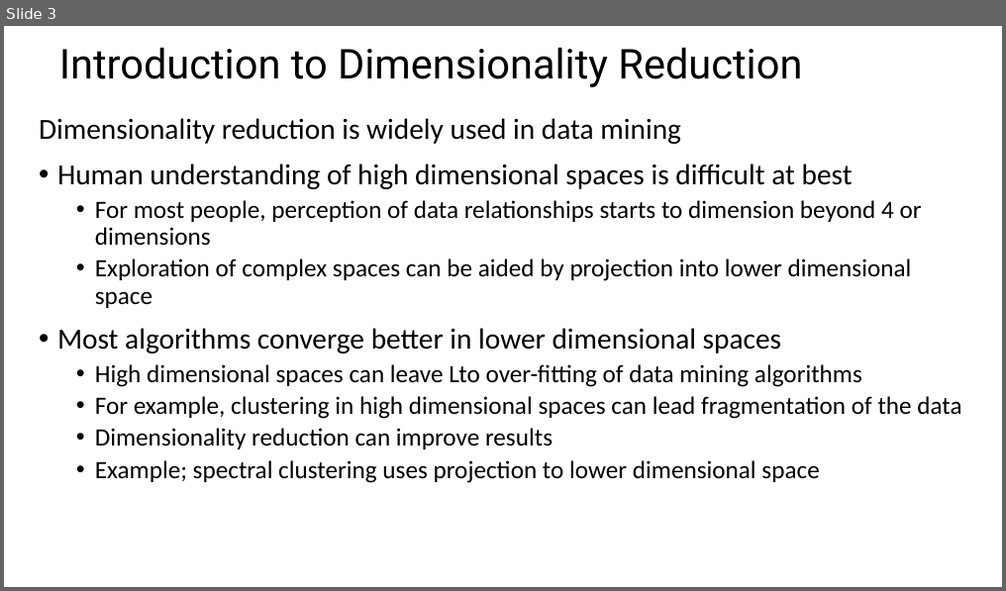
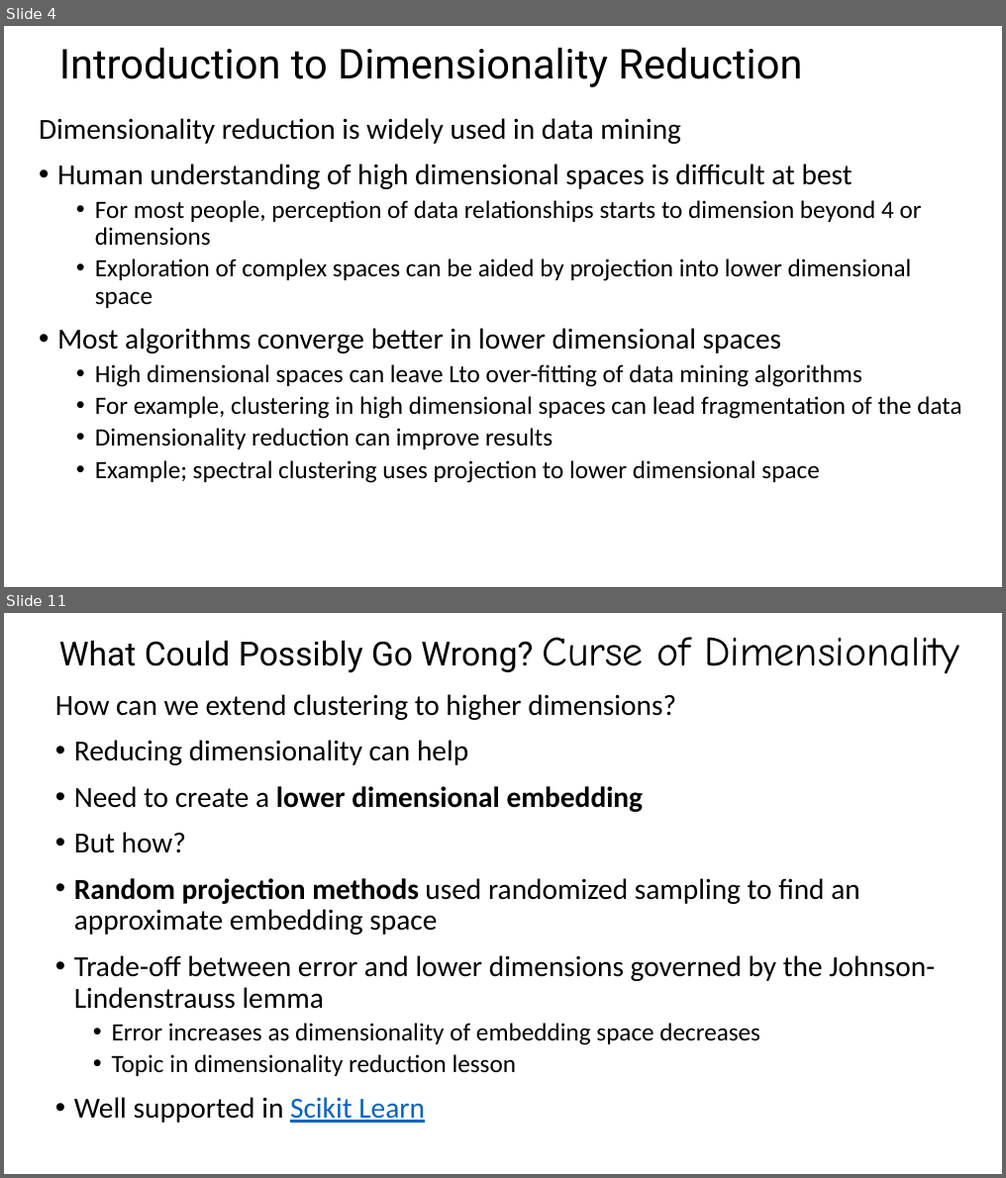
Before and after one commit to StephenElston/CSCI-E-108, a slide deck: slides/10_DimensionalityReduction_Part2.pptx. Shown one above the other, each under a label of ours: slide 3 before the commit, slides 4 and 11 after it; the slides between them are not shown. The pictures are 1006x591 and 1006x1178 pixels, drawn with LibreOffice and Linux fonts; fonts in the diff are those of the drawing. Boxes give left, top, right and bottom in pixels: in the first picture for what was removed or moved away, otherwise in the second. Text is boxed around its words. In the diff, an @@ line names an element or a change of style, - is before the commit and + after.

```diff
--- a/slides/10_DimensionalityReduction_Part2.pptx
+++ b/slides/10_DimensionalityReduction_Part2.pptx
@@ slide 11 added at [4,613,1002,1174], background #FFFFFF @@
@@ title added at [59,637,959,674], 32 pt, text #000000 @@
+What Could Possibly Go Wrong? Curse of Dimensionality
@@ text added at [55,694,935,1123], 28 pt, text #000000 @@
+How can we extend clustering to higher dimensions?
+• Reducing dimensionality can help
+• Need to create a lower dimensional embedding
+• But how?
+• Random projection methods used randomized sampling to find an approximate embedding space
+• Trade-off between error and lower dimensions governed by the Johnson-Lindenstrauss lemma
+  • Error increases as dimensionality of embedding space decreases
+  • Topic in dimensionality reduction lesson
+• Well supported in Scikit Learn
@@ what was slide 3 is now slide 4 @@
```
Also in this commit, not shown: 3 slides changed, 23 other slides added, 27 slides removed.
